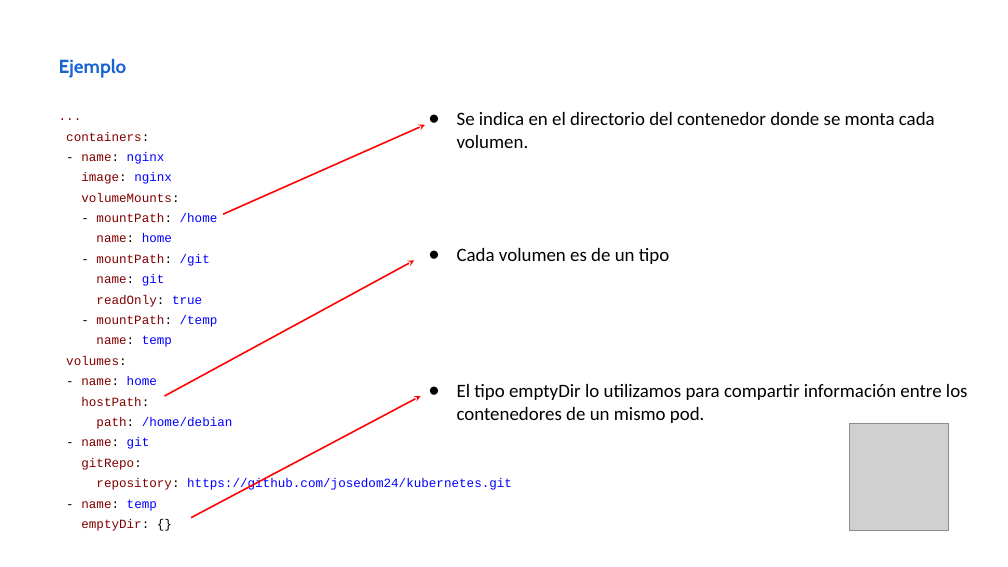
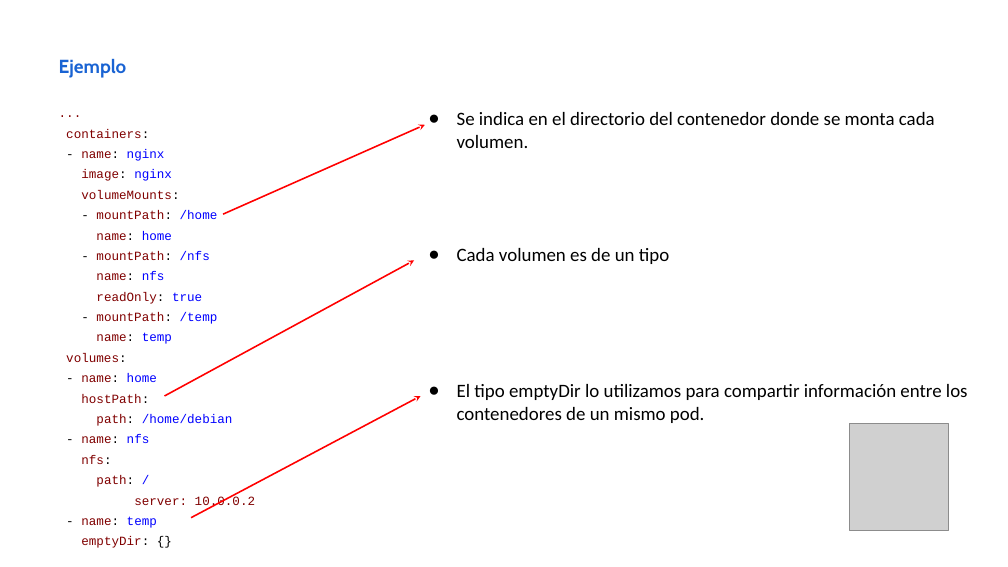
Before and after one commit to iesgn/curso_kubernetes_2020, a slide deck: slide 3 of unidad5/presentacion_unidad5.odp. Drawn at 1008x567 pixels with LibreOffice and Linux fonts; fonts in the diff are those of the drawing; grey boxes stand for pictures. Boxes give left, top, right and bottom in pixels: in the first picture for what was removed or moved away, otherwise in the second. Text is boxed around its words. In the diff, an @@ line names an element or a change of style, - is before the commit and + after.

Commit message:
Presentación

```diff
--- a/unidad5/presentacion_unidad5.odp
+++ b/unidad5/presentacion_unidad5.odp
@@ text at (x1=96, y1=251, x2=210, y2=280): text changed @@
-- mountPath: /git
-name: git
+- mountPath: /nfs
+name: nfs
@@ text at (x1=81, y1=434, x2=255, y2=509): text changed; text colour #0000FF to #800000 @@
-- name: git
-gitRepo:
-repository: https://github.com/josedom24/kubernetes.git
+- name: nfs
+nfs:
+path: /
+server: 10.0.0.2
```
Also in this commit, not shown: 2 other slides changed.
